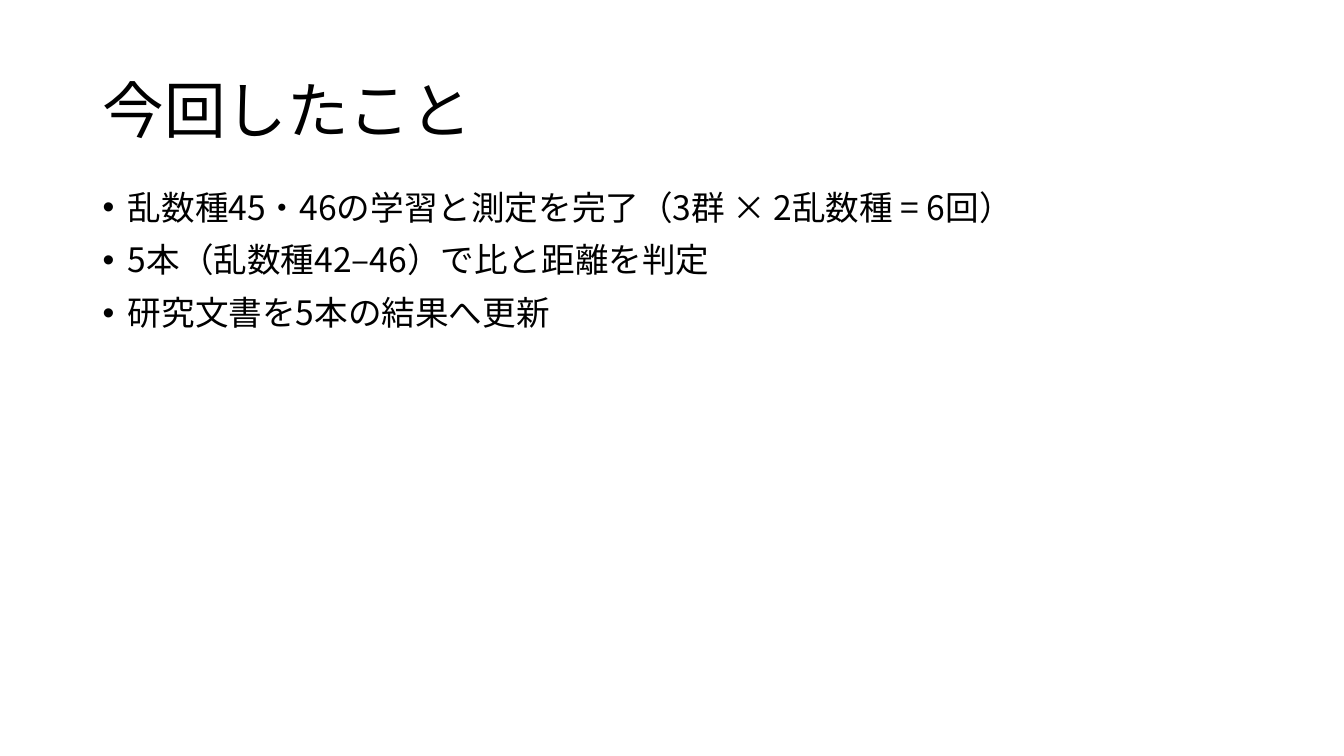
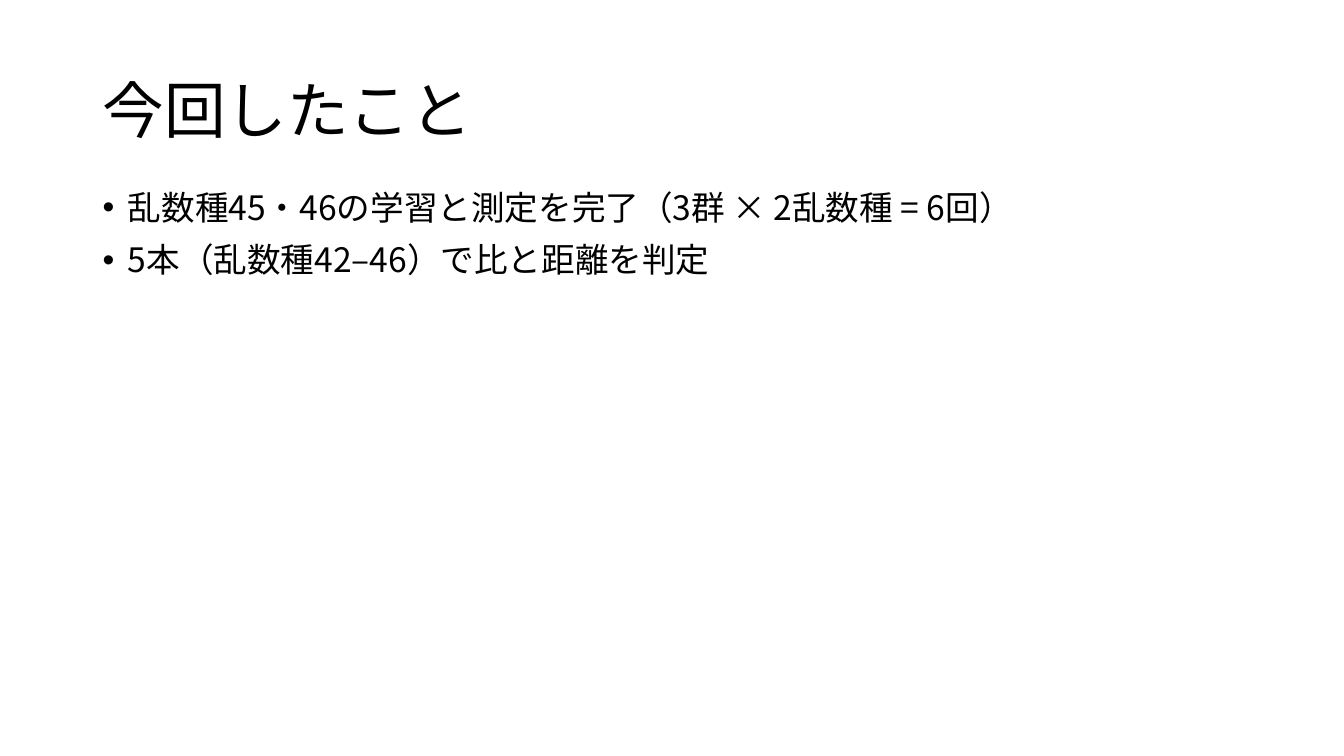
Before and after one commit to tomoking2004/cotar, a slide deck: slide 3 of presentations/20261106_進捗報告.pptx. Drawn at 1344x756 pixels with LibreOffice and Linux fonts; fonts in the diff are those of the drawing. Boxes give left, top, right and bottom in pixels: in the first picture for what was removed or moved away, otherwise in the second. Text is boxed around its words. In the diff, an @@ line names an element or a change of style, - is before the commit and + after.

```diff
--- a/presentations/20261106_進捗報告.pptx
+++ b/presentations/20261106_進捗報告.pptx
@@ text at (128, 296, 550, 328): paragraph removed @@
-• 研究文書を5本の結果へ更新
```
Also in this commit, not shown: 2 other slides changed, 1 slide removed, 1 other file.
